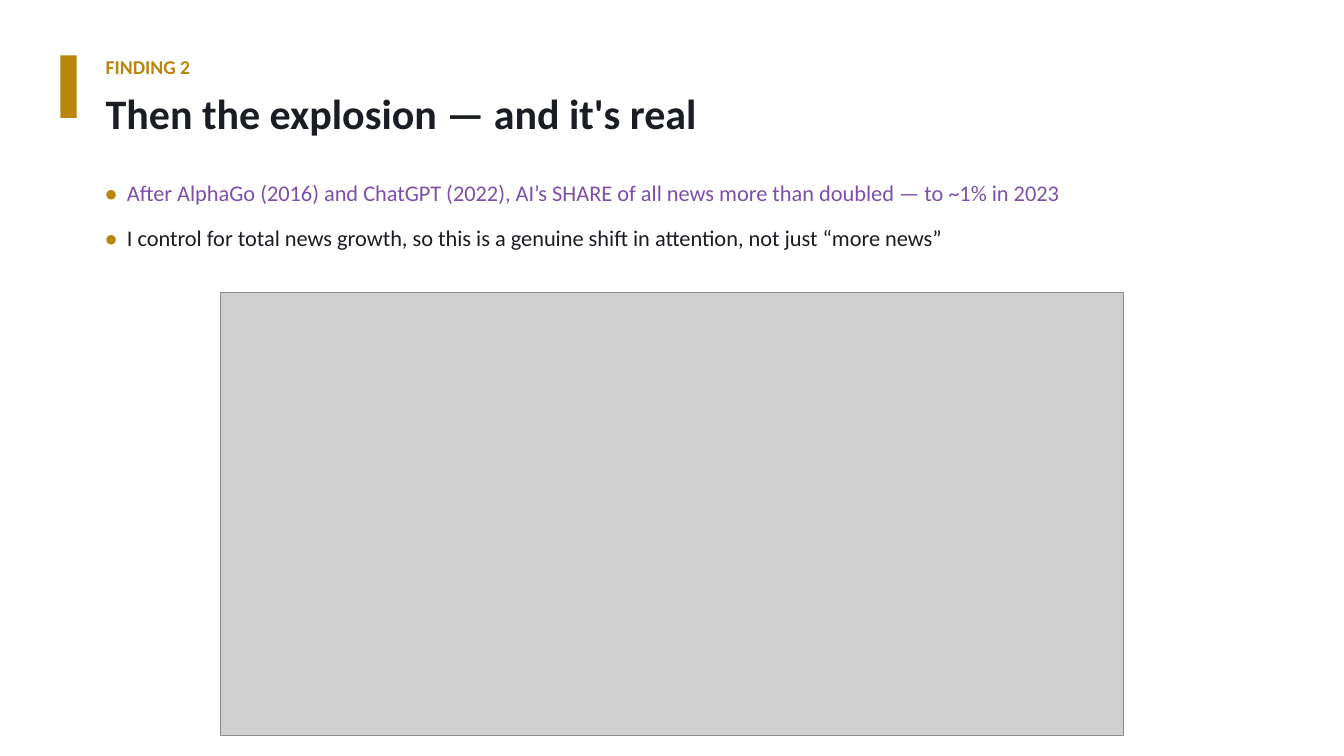
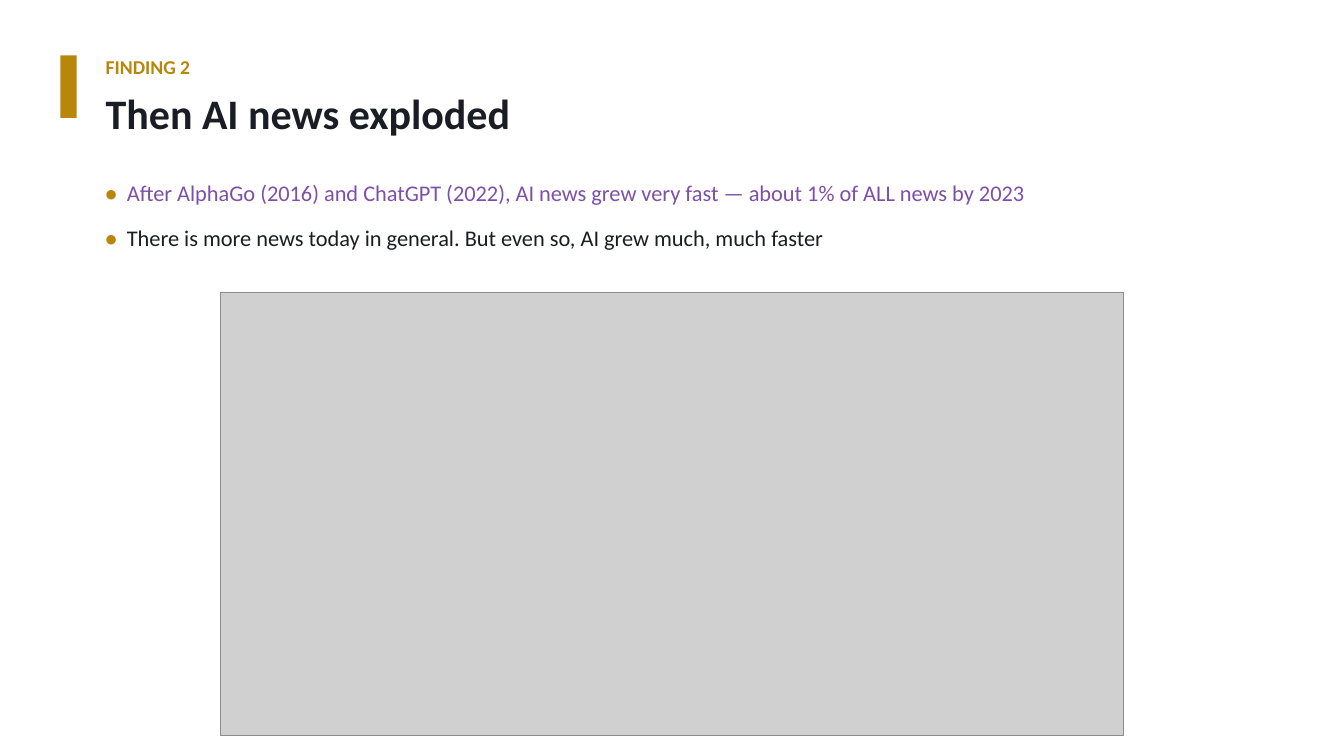
Before and after one commit to Potchara1411/Digital-history-project, a slide deck: slide 4 of ai_discourse_4min.pptx. Drawn at 1344x756 pixels with LibreOffice and Linux fonts; fonts in the diff are those of the drawing; grey boxes stand for pictures. Boxes give left, top, right and bottom in pixels: in the first picture for what was removed or moved away, otherwise in the second. Text is boxed around its words. In the diff, an @@ line names an element or a change of style, - is before the commit and + after.

```diff
--- a/ai_discourse_4min.pptx
+++ b/ai_discourse_4min.pptx
@@ text at box(106, 99, 510, 136): text changed @@
-Then the explosion — and it's real
+Then AI news exploded
@@ text at box(127, 185, 1024, 250): text changed @@
-• After AlphaGo (2016) and ChatGPT (2022), AI’s SHARE of all news more than doubled — to ~1% in 2023
-• I control for total news growth, so this is a genuine shift in attention, not just “more news”
+• After AlphaGo (2016) and ChatGPT (2022), AI news grew very fast — about 1% of ALL news by 2023
+• There is more news today in general. But even so, AI grew much, much faster
```
Also in this commit, not shown: 6 other slides changed, 2 other files.
